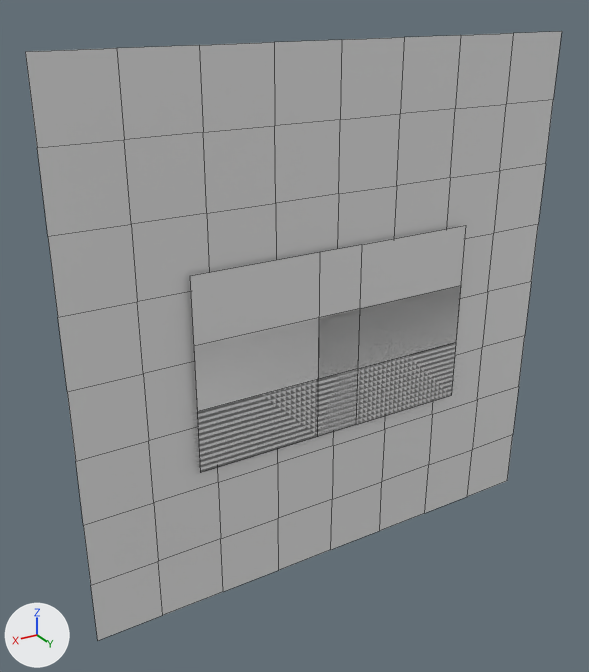
The FBX model Assets/Models/slime_character.fbx as it was, and as the next commit left it.
One viewpoint serves both versions: a camera (50 mm lens) standing at (7.02, 10.37, 5.22) and looking at (0.65, -0.25, -0.09). The lights are fixed; the arrows at lower left show +X, +Y and +Z. Mesh edges are drawn as thin lines. Where no turn or scale is listed for an object, it has been applied to the vertices.

Script lines for the objects in view, before the commit:
```python
me_plane_003 = bpy.data.meshes.new('Plane.003')
me_plane_003.from_pydata(...)  # 105 vertices, 73 faces; spans x -4.5..4.5, y 0.0..0.1, z -4.5..4.5
ob_slime_body = bpy.data.objects.new('slime_body', me_plane_003)
ob_slime_body.location = (0.0, 0.0, 0.0)
```
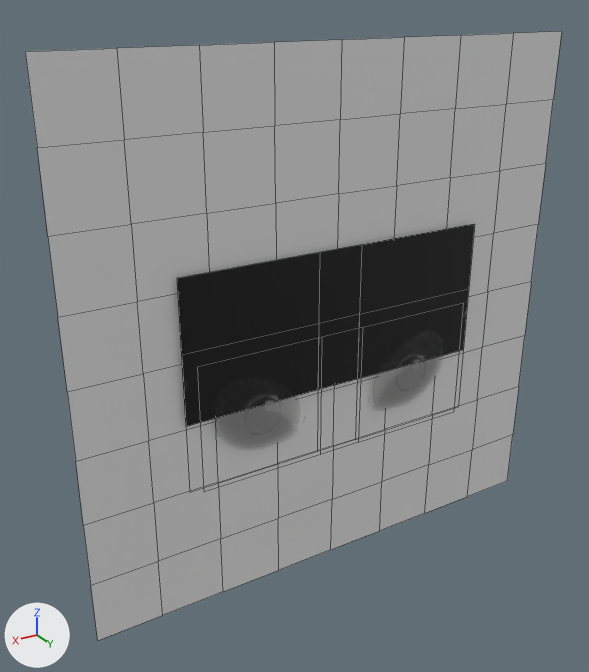
Where the change shows, as pixel boxes (x1, y1, x2, y2) in the pictures (589 x 672 px):
part 1 of me_plane_003, recoloured: after (183, 312, 466, 450)
part 2 of me_plane_003, recoloured (grey to black): (190, 226, 466, 412) in both
part 3 of me_plane_003, recoloured: before (194, 286, 461, 473); after (264, 355, 424, 411)

What changed in the scene script:
```text
Add img_eyes_sheet_png:
    img_eyes_sheet_png = load_image('eyes_sheet.png', '../../source_images/eyes_sheet.png', 1024, 1024, 'Non-Color')
Add mat_mat_slime_eyes:
    mat_mat_slime_eyes = bpy.data.materials.new('mat_slime_eyes')
    # uses the picture img_eyes_sheet_png
Add mat_mat_slime_pupils:
    mat_mat_slime_pupils = bpy.data.materials.new('mat_slime_pupils')
    # uses the picture img_eyes_sheet_png
Add mat_mat_slime_eyebrows:
    mat_mat_slime_eyebrows = principled_material('mat_slime_eyebrows')
    mat_mat_slime_eyebrows.texture = img_eyes_sheet_png
    mat_mat_slime_eyebrows.roughness = 0.69
Change me_plane_003:
    used by ob_slime_body; location = (0.0, 0.0, 0.0)
    remove me_plane_003.from_pydata(...)  # 105 vertices, 73 faces; spans x -4.5..4.5, y 0.0..0.1, z -4.5..4.5
    add me_plane_003.from_pydata(...)  # 105 vertices, 73 faces; spans x -4.5..4.5, y 0.0..0.2, z -4.5..4.5
    me_plane_003 part 1: 3 faces spanning x -2.8..2.8, y 0.1, z -2.2..0.2 switch from no material to mat_mat_slime_eyes
    me_plane_003 part 2: 3 faces spanning x -2.8..2.8, y 0.1, z -1.0..1.4 switch from no material to mat_mat_slime_eyebrows (picture img_eyes_sheet_png)
    me_plane_003 part 3: 3 faces spanning x -2.6..2.6, y 0.2, z -2.2..0.0 switch from no material to mat_mat_slime_pupils
    add me_plane_003.materials.append(mat_slime_body_mat)  # white #e7e7e7
```
